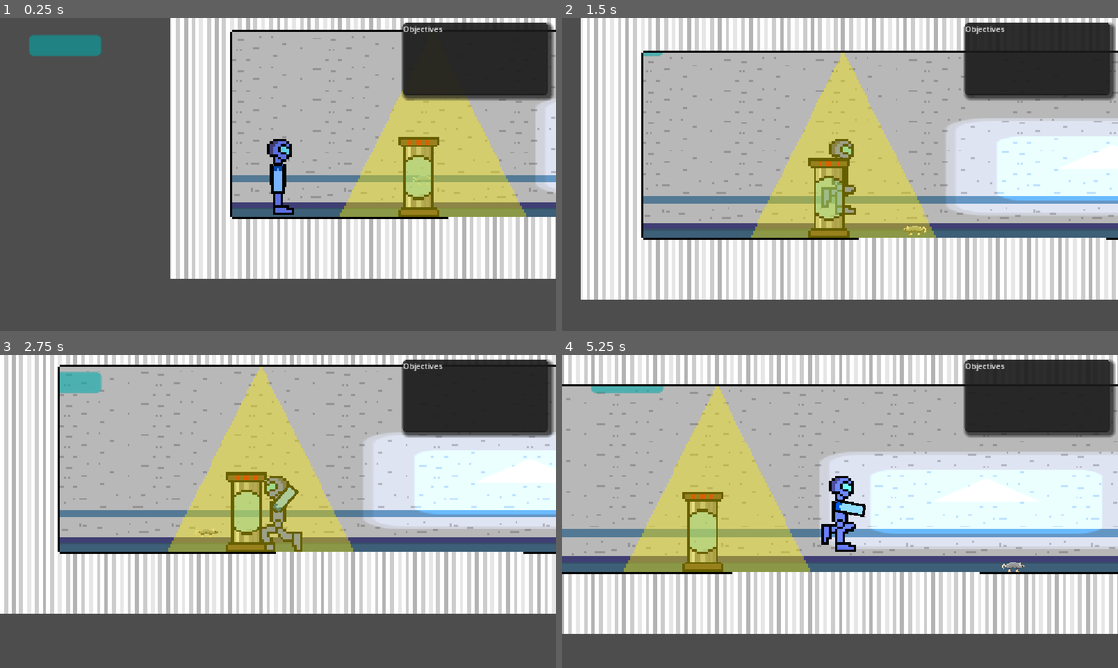
Above: before the commit, frames 1-4 (two rows, left to right).
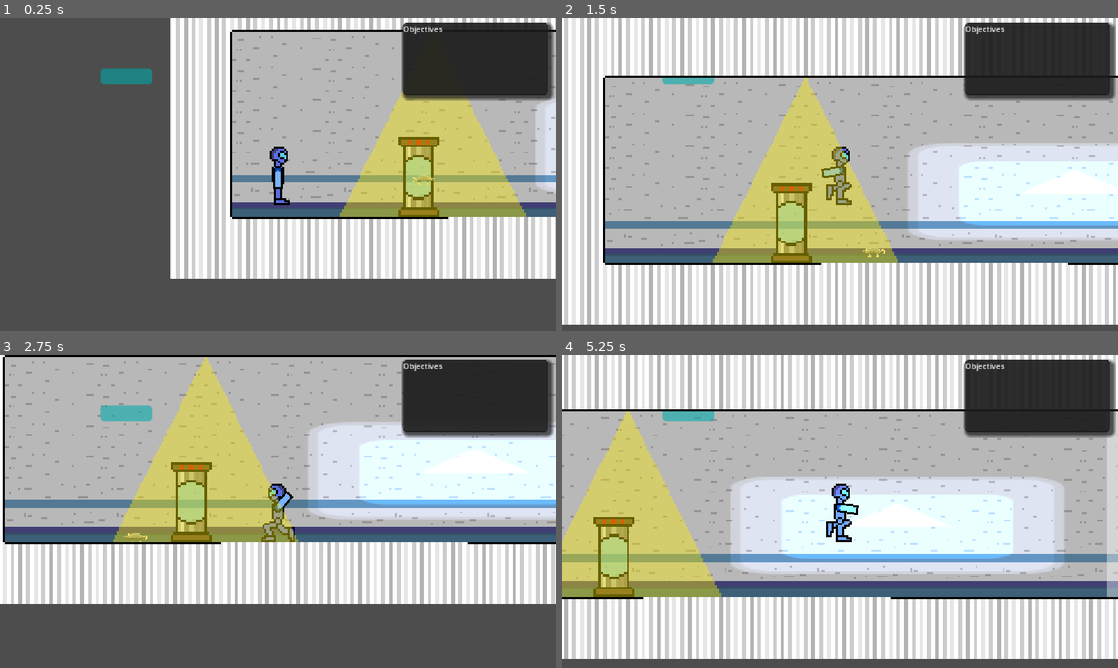
Above: after the commit, the same moments.

Repository: Milo-Griffiths/GameJam-Time
Game: Godot game, scene res://scenes/levels/Level3.tscn
Same seed, same stepped clock (60 frames per second), same inputs: the game is played once before the commit and once after it. This scene is started directly instead of the project's main scene. The engine's default icon, where the game draws it, is replaced by a stand-in: a white triangle on a blue panel in a dark square.
Inputs (mouse positions are in pixels of both pictures, inside the frame that each line leads up to):
- Up to frame 1 (0.25 s): no input
- Up to frame 2 (1.5 s): move the mouse to (979, 174) at 0.52 s; hold Q (Interact) 0.53-1.28 s; hold Right (right) from 0.53 s (still down); tap Up (up) at 0.77 s; move the mouse to (728, 190) at 1.27 s; click (728, 190) at 1.35 s
- Up to frame 3 (2.75 s): tap Up (up) at 1.52 s; move the mouse to (333, 442) at 2.02 s; release Right (right) at 2.03 s; hold A (left) from 2.03 s (still down); hold Q (Interact) from 2.03 s (still down)
- Up to frame 4 (5.25 s): move the mouse to (812, 574) at 2.77 s; release A (left) at 2.78 s; release Q (Interact) at 2.78 s; hold Right (right) 2.78-4.28 s; click (812, 574) at 2.85 s; tap Up (up) at 3.02, 3.77, 4.52 s; move the mouse to (1006, 558) at 3.52 s; hold Q (Interact) 3.53-4.28 s; move the mouse to (673, 464) at 4.27 s; hold A (left) 4.28-5.03 s; click (673, 464) at 4.35 s; move the mouse to (867, 511) at 5.02 s; hold Right (right) from 5.03 s (still down); hold Q (Interact) from 5.03 s (still down)

The runs differ from the first frame. In frame 1, 1.9% of the frame differs, in the area x 5-78%, y 5-63%; in frame 2, 60%; in frame 3, 49%; in frame 4, 72%, in the area x 0-100%, y 0-98%.

Commit message:
fixed jacks bullshit

Diff:
--- a/scenes/levels/Level3.tscn
+++ b/scenes/levels/Level3.tscn
@@ -222,10 +222,13 @@
 
 [node name="Level3" type="Node2D" unique_id=878828158]
 
+[node name="stasis" parent="." unique_id=293602661 instance=ExtResource("4_g0tkw")]
+position = Vector2(325, 44)
+scale = Vector2(4, 4)
+
 [node name="player" parent="." unique_id=1097559639 instance=ExtResource("1_53p26")]
 position = Vector2(31, 11)
-SPEED = 300.0
-JUMP_VELOCITY = -400.0
+scale = Vector2(4, 4)
 
 [node name="TileMapLayer" type="TileMapLayer" parent="." unique_id=1596343108]
 texture_filter = 1
@@ -238,11 +241,6 @@
 scale = Vector2(1.6876224, 1.763763)
 path = "Level3"
 
-[node name="stasis" parent="." unique_id=293602661 instance=ExtResource("4_g0tkw")]
-position = Vector2(325, 44)
-scale = Vector2(4, 4)
-scene = "Level1"
-
 [node name="TileMapLayer2" type="TileMapLayer" parent="." unique_id=1151831129]
 z_index = -2
 texture_filter = 1
--- a/scenes/stasisCollision.gd
+++ b/scenes/stasisCollision.gd
@@ -1,5 +1,4 @@
 extends CollisionShape2D
-var level1 = preload("res://scenes/levels/Level1.tscn")
 var inside = false
 var scene = ""
 signal sigout
